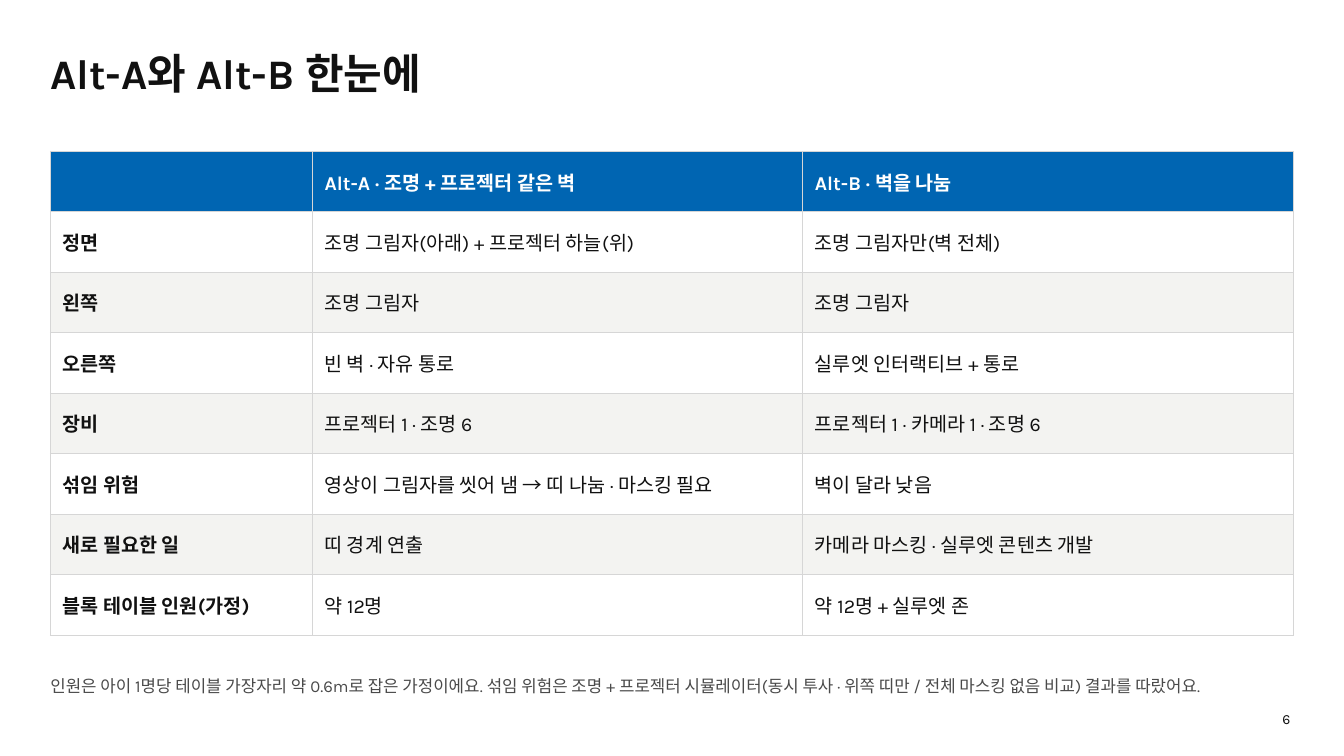
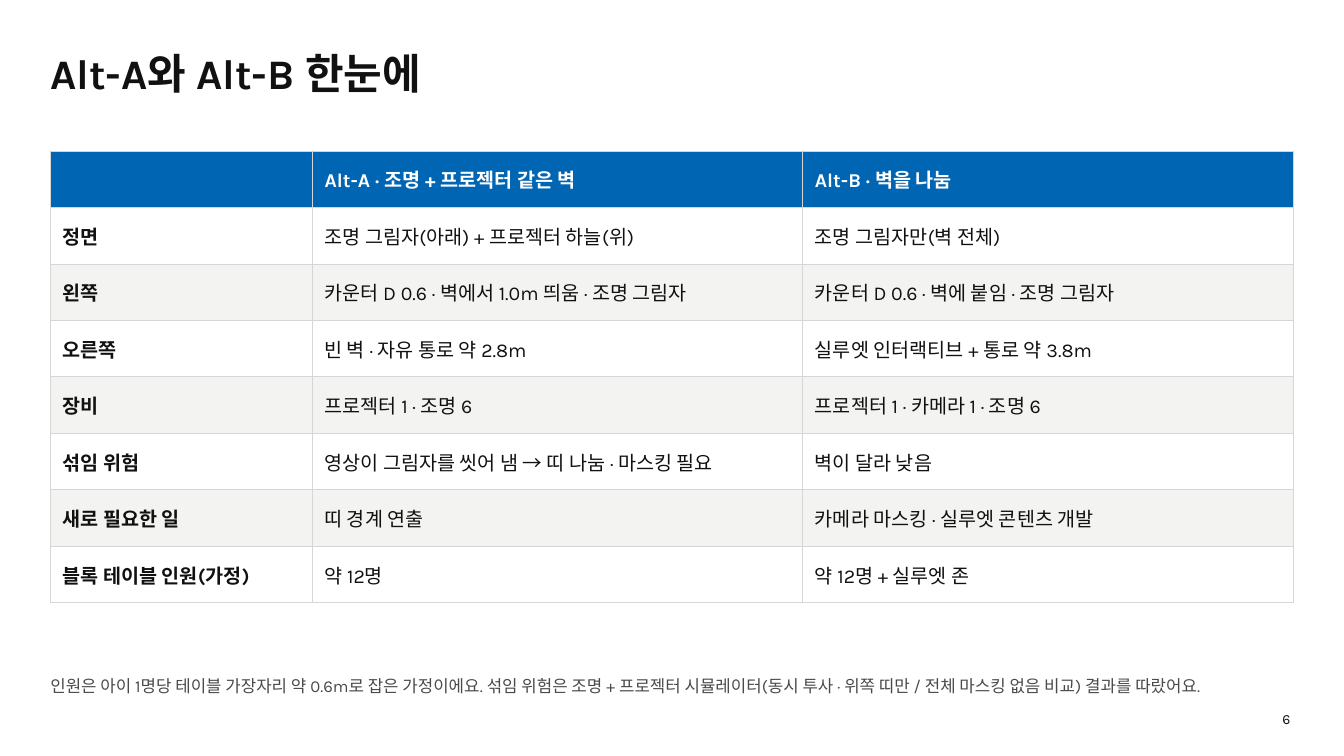
Before and after one commit to Crystalleeee/USA-AKP, a slide deck: slide 6 of reports/akp-blockscape-alt-ab-plans.pptx. Drawn at 1344x756 pixels with LibreOffice and Linux fonts; fonts in the diff are those of the drawing. Boxes give left, top, right and bottom in pixels: in the first picture for what was removed or moved away, otherwise in the second. Text is boxed around its words. In the diff, an @@ line names an element or a change of style, - is before the commit and + after.

```diff
--- a/reports/akp-blockscape-alt-ab-plans.pptx
+++ b/reports/akp-blockscape-alt-ab-plans.pptx
@@ table at <box>50,151,1295,589</box> @@
-row 3, column 2: 조명 그림자
+row 3, column 2: 카운터 D 0.6 · 벽에서 1.0m 띄움 · 조명 그림자
-row 3, column 3: 조명 그림자
+row 3, column 3: 카운터 D 0.6 · 벽에 붙임 · 조명 그림자
-row 4, column 2: 빈 벽 · 자유 통로
+row 4, column 2: 빈 벽 · 자유 통로 약 2.8m
-row 4, column 3: 실루엣 인터랙티브 + 통로
+row 4, column 3: 실루엣 인터랙티브 + 통로 약 3.8m
```
Also in this commit, not shown: 4 other slides changed.
